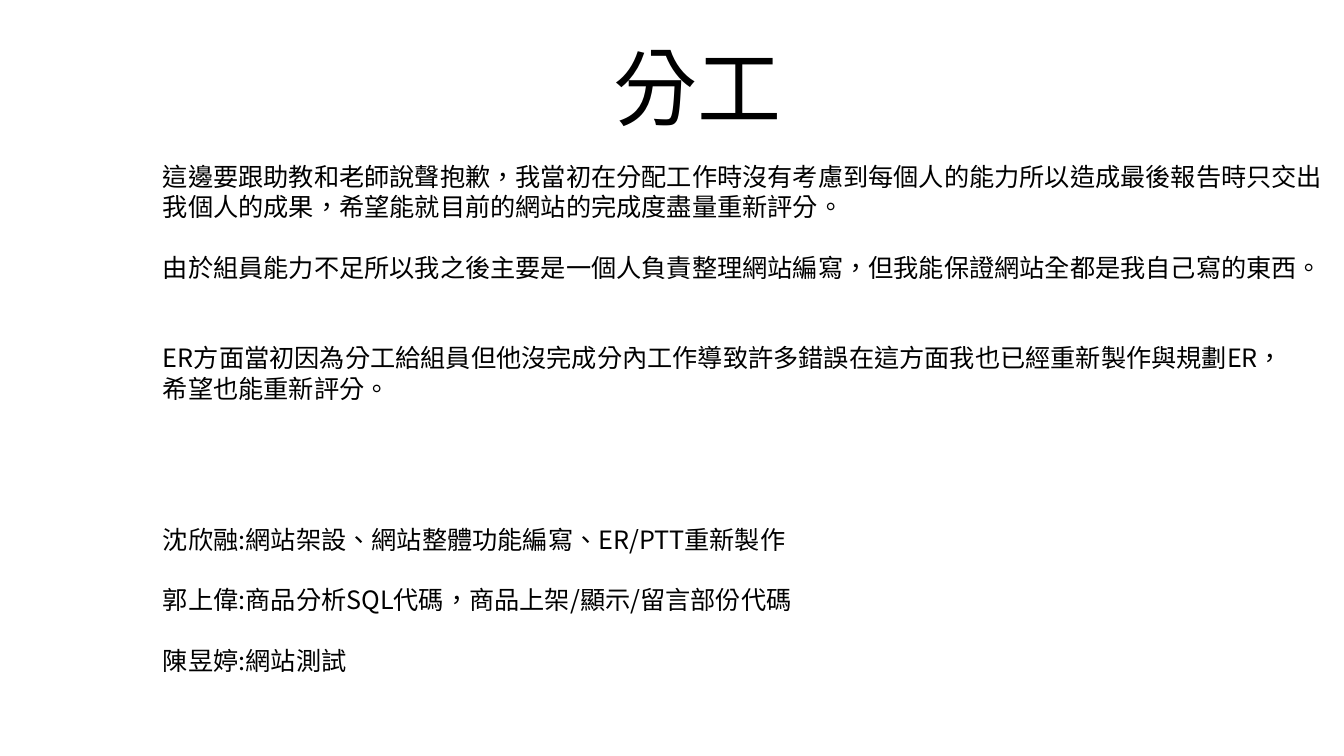
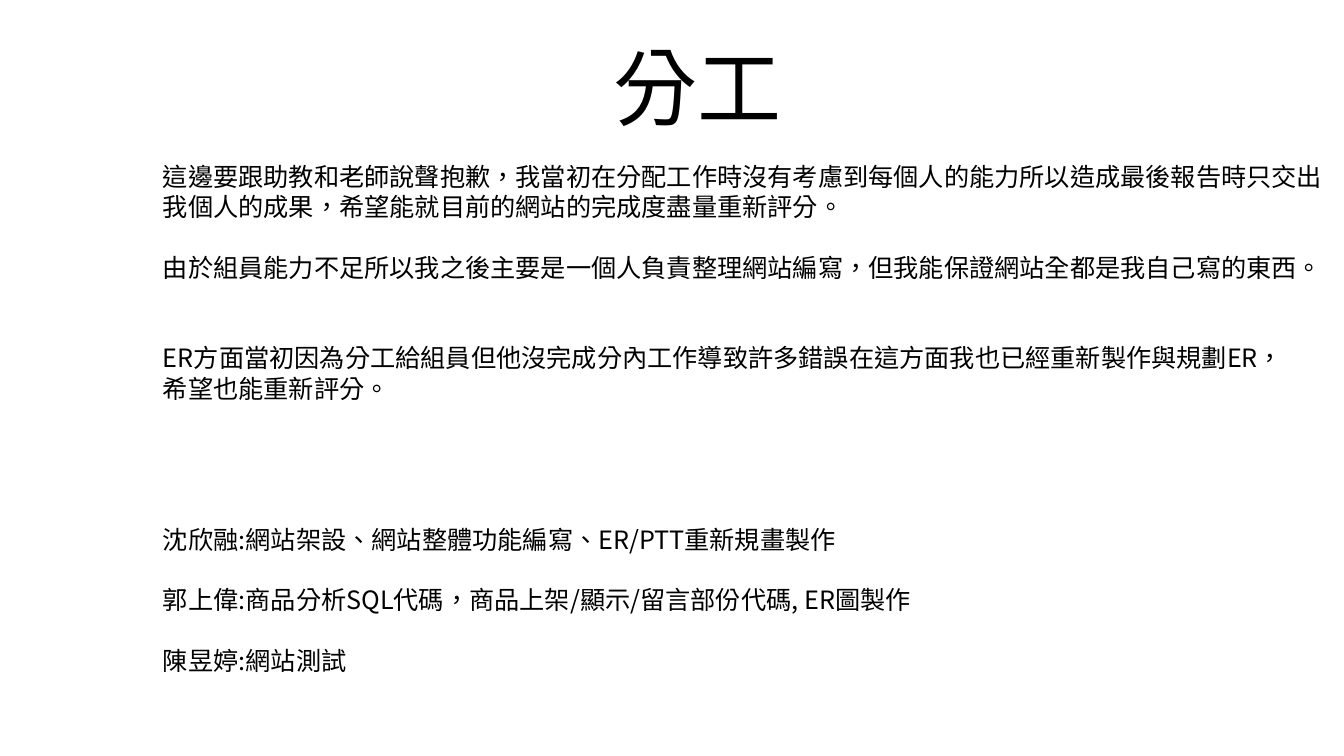
Before and after one commit to nfr472xb/PHP-Project, a slide deck: slide 21 of PHP期末報告.pptx. Drawn at 1344x756 pixels with LibreOffice and Linux fonts; fonts in the diff are those of the drawing; background and template pictures are left out. Boxes give left, top, right and bottom in pixels: in the first picture for what was removed or moved away, otherwise in the second. Text is boxed around its words. In the diff, an @@ line names an element or a change of style, - is before the commit and + after.

Commit message:
PTT

```diff
--- a/PHP期末報告.pptx
+++ b/PHP期末報告.pptx
@@ text at [163,527,910,614]: text changed @@
-沈欣融:網站架設、網站整體功能編寫、ER/PTT重新製作
-郭上偉:商品分析SQL代碼，商品上架/顯示/留言部份代碼
+沈欣融:網站架設、網站整體功能編寫、ER/PTT重新規畫製作
+郭上偉:商品分析SQL代碼，商品上架/顯示/留言部份代碼, ER圖製作
```
